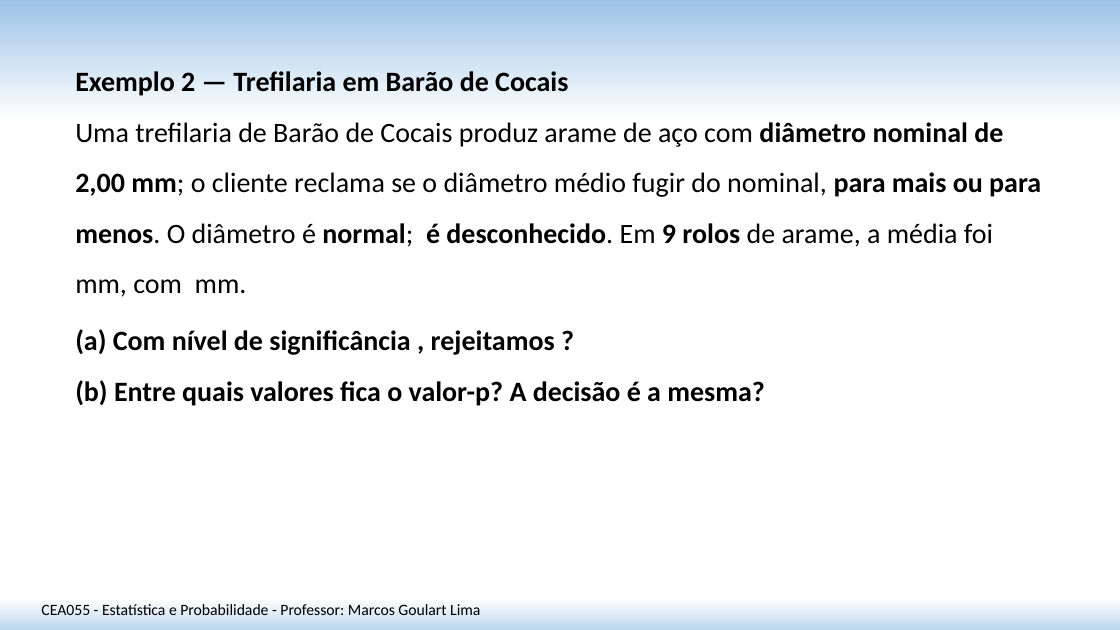
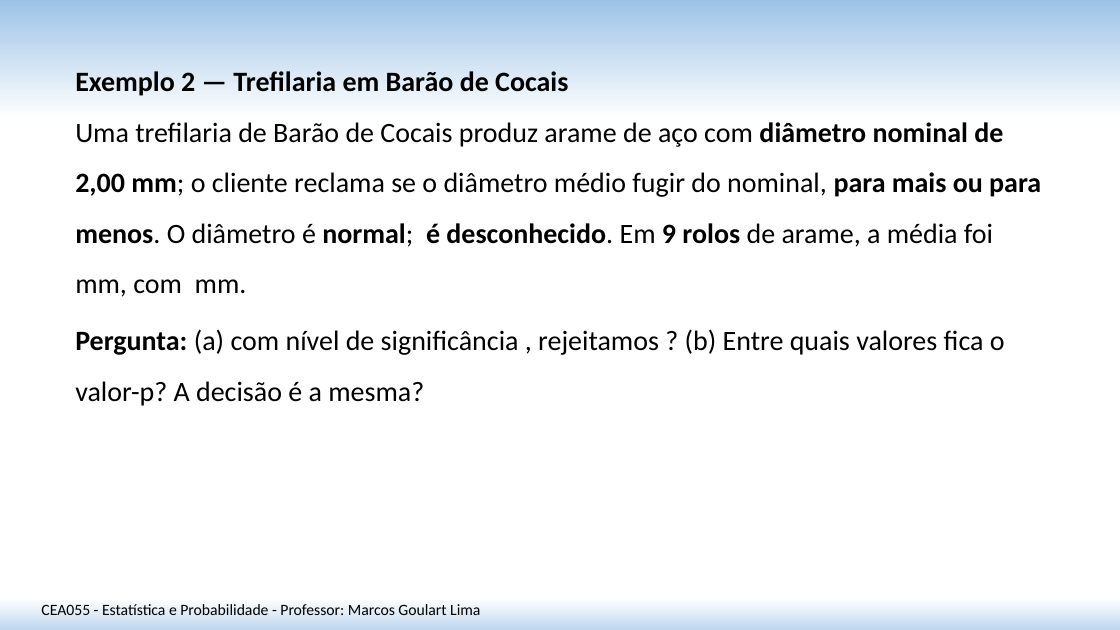
Before and after one commit to matmarcos/minhas-aulas, a slide deck: slide 9 of content/2026-2/cea055-estatistica-probabilidade/22-teste-hipotese-media-var-desconhecida/Aula_22_Teste_Hipotese_Media_Var_Desconhecida_SITE.pptx. Drawn at 1120x630 pixels with LibreOffice and Linux fonts; fonts in the diff are those of the drawing. Boxes give left, top, right and bottom in pixels: in the first picture for what was removed or moved away, otherwise in the second. Text is boxed around its words. In the diff, an @@ line names an element or a change of style, - is before the commit and + after.

```diff
--- a/content/2026-2/cea055-estatistica-probabilidade/22-teste-hipotese-media-var-desconhecida/Aula_22_Teste_Hipotese_Media_Var_Desconhecida_SITE.pptx
+++ b/content/2026-2/cea055-estatistica-probabilidade/22-teste-hipotese-media-var-desconhecida/Aula_22_Teste_Hipotese_Media_Var_Desconhecida_SITE.pptx
@@ text at box(75, 329, 1005, 406): text changed; bold off @@
-(a) Com nível de significância , rejeitamos ?
-(b) Entre quais valores fica o valor-p? A decisão é a mesma?
+Pergunta: (a) com nível de significância , rejeitamos ? (b) Entre quais valores fica o valor-p? A decisão é a mesma?
```
Also in this commit, not shown: 10 other slides changed, 3 other files.
